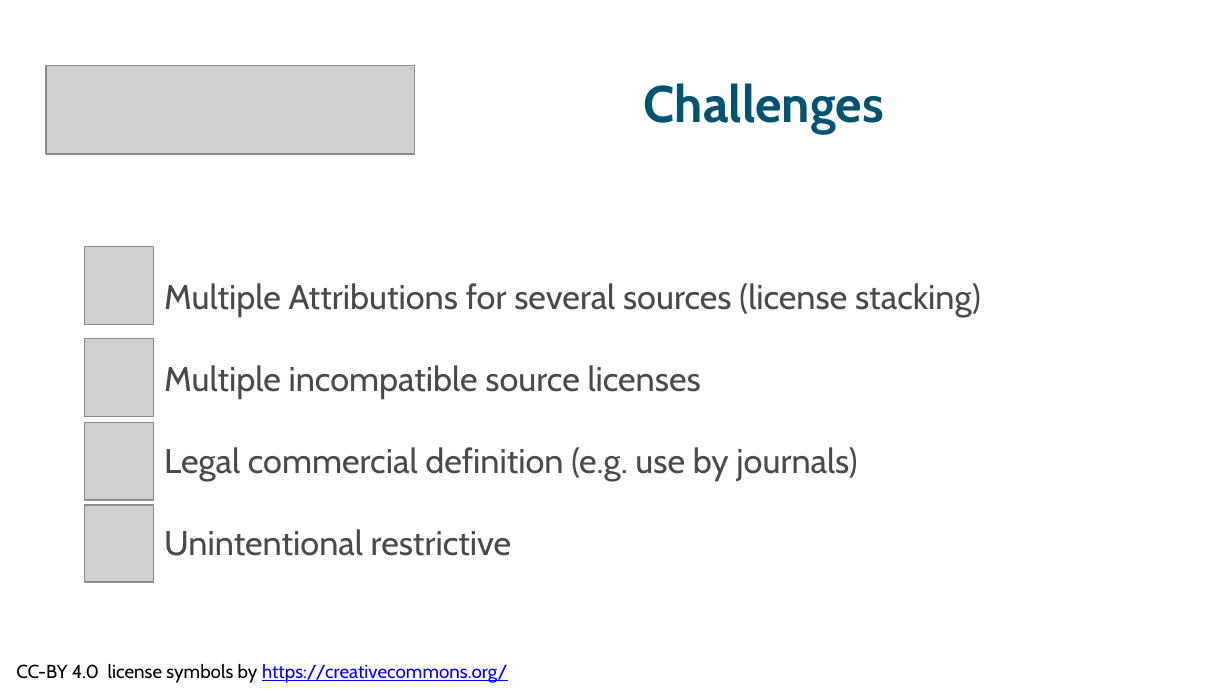
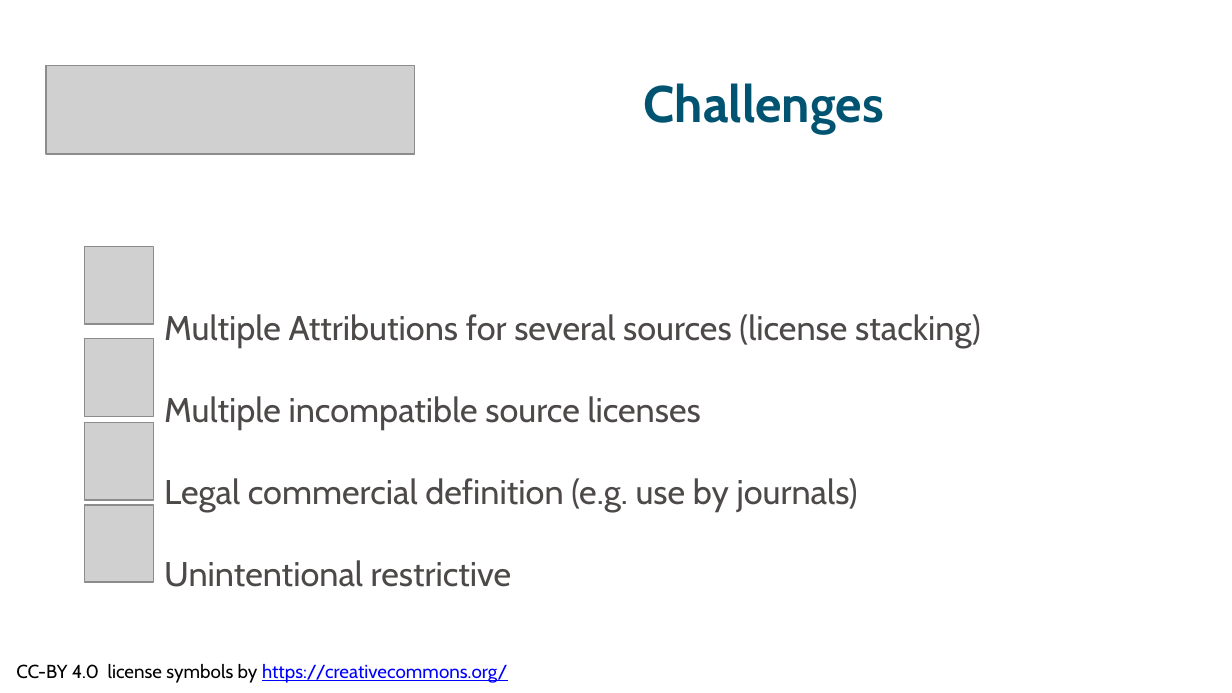
Before and after one commit to ELIXIR-Norway-Training/DMP-writing-workshop, a slide deck: slide 26 of 09_Licensing.odp (slide 27 before the commit). Drawn at 1232x693 pixels with LibreOffice and Linux fonts; fonts in the diff are those of the drawing; grey boxes stand for pictures. Boxes give left, top, right and bottom in pixels: in the first picture for what was removed or moved away, otherwise in the second. Text is boxed around its words. In the diff, an @@ line names an element or a change of style, - is before the commit and + after.

```diff
--- a/09_Licensing.odp
+++ b/09_Licensing.odp
@@ text "Multiple Attributions for several sources ...": place and size @@
-text "Multiple Attributions for several sources ..." at bbox=[164, 283, 981, 556]
+text "Multiple Attributions for several sources ..." at bbox=[164, 314, 981, 587]
```
Also in this commit, not shown: 11 other slides changed, 5 slides added, 3 slides removed, 25 other files.
